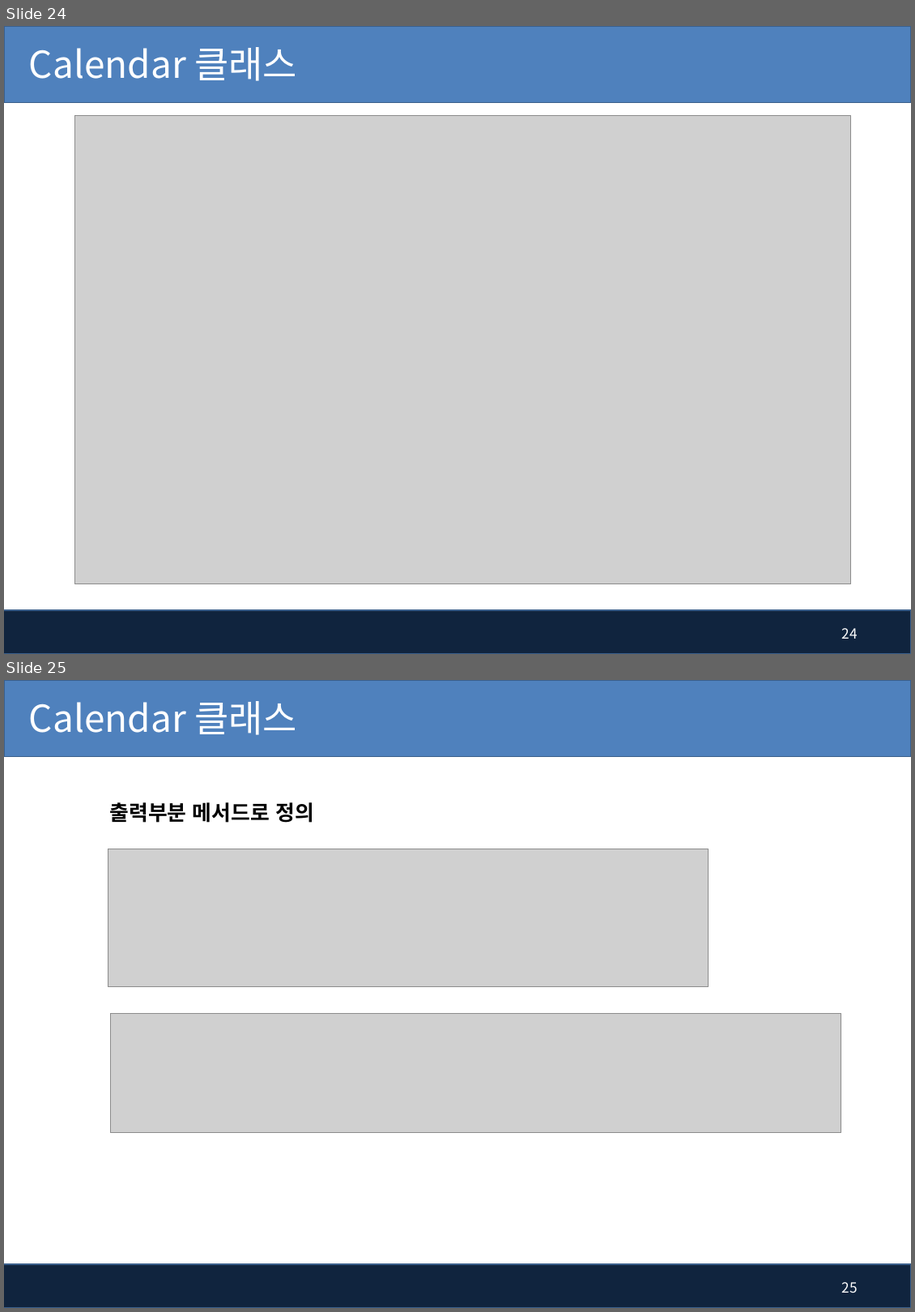
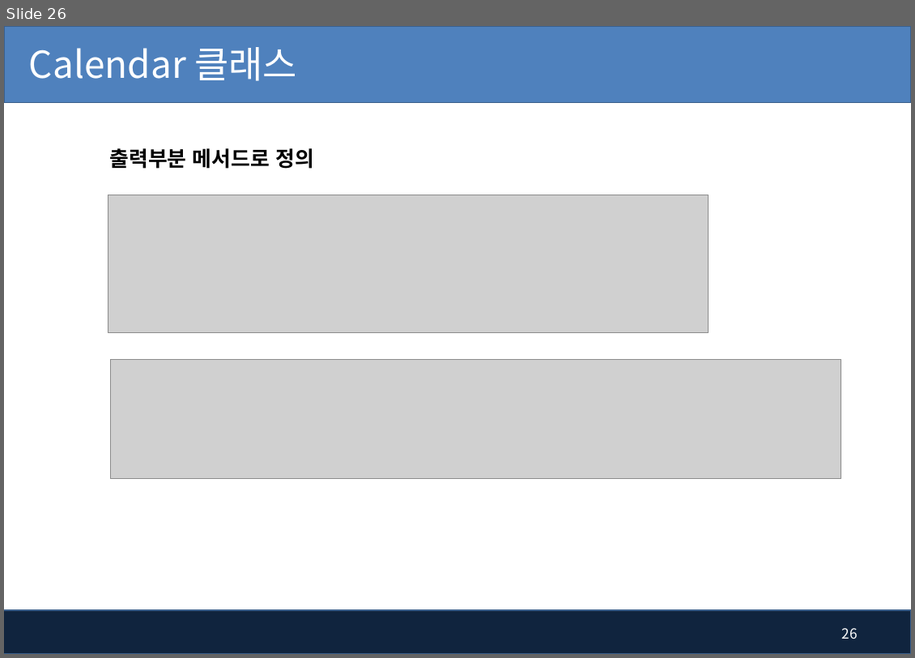
Before and after one commit to pshho/ngreen_project, a slide deck: javaWorks/자료/java_ppt/4장-매서드(함수).pptx. Shown one above the other, each under a label of ours: slides 24 and 25 before the commit, slide 26 after it. The pictures are 915x1312 and 915x658 pixels, drawn with LibreOffice and Linux fonts; fonts in the diff are those of the drawing; grey boxes stand for pictures; background and template pictures are left out. Boxes give left, top, right and bottom in pixels: in the first picture for what was removed or moved away, otherwise in the second. Text is boxed around its words. In the diff, an @@ line names an element or a change of style, - is before the commit and + after.

```diff
--- a/javaWorks/자료/java_ppt/4장-매서드(함수).pptx
+++ b/javaWorks/자료/java_ppt/4장-매서드(함수).pptx
@@ slide 24 removed at (4, 26, 911, 654), background #FFFFFF; not listed: 2 template elements that a slide beside it also shows @@
@@ title removed at (29, 47, 297, 81) @@
-Calendar 클래스
@@ picture removed at (74, 116, 851, 584) @@
@@ page number removed at (842, 628, 857, 638) @@
-24
@@ what was slide 25 is now slide 26 @@
@@ page number at (842, 628, 857, 638): text changed @@
-25
+26
```
Also in this commit, not shown: 2 slides added, 46 other files.
